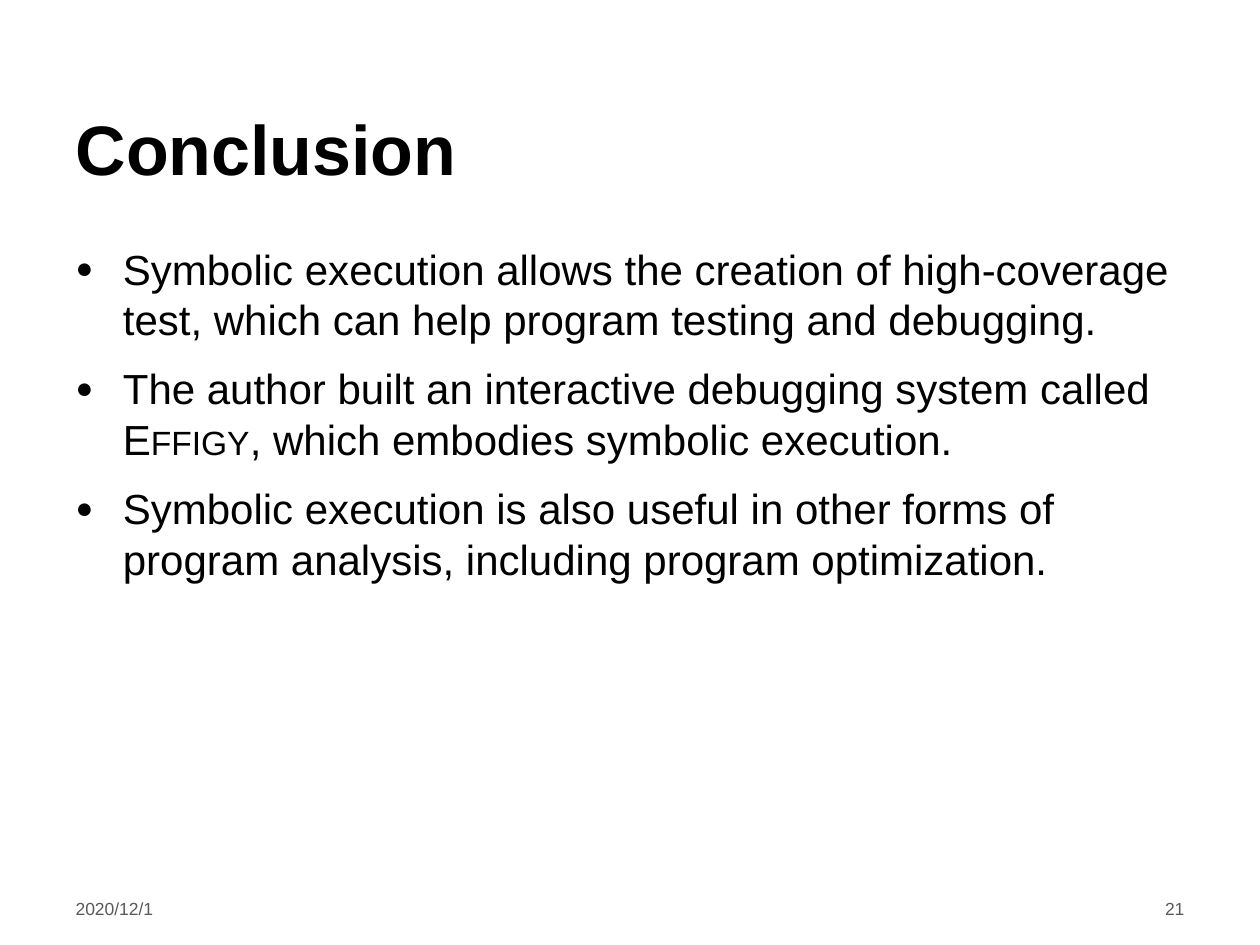
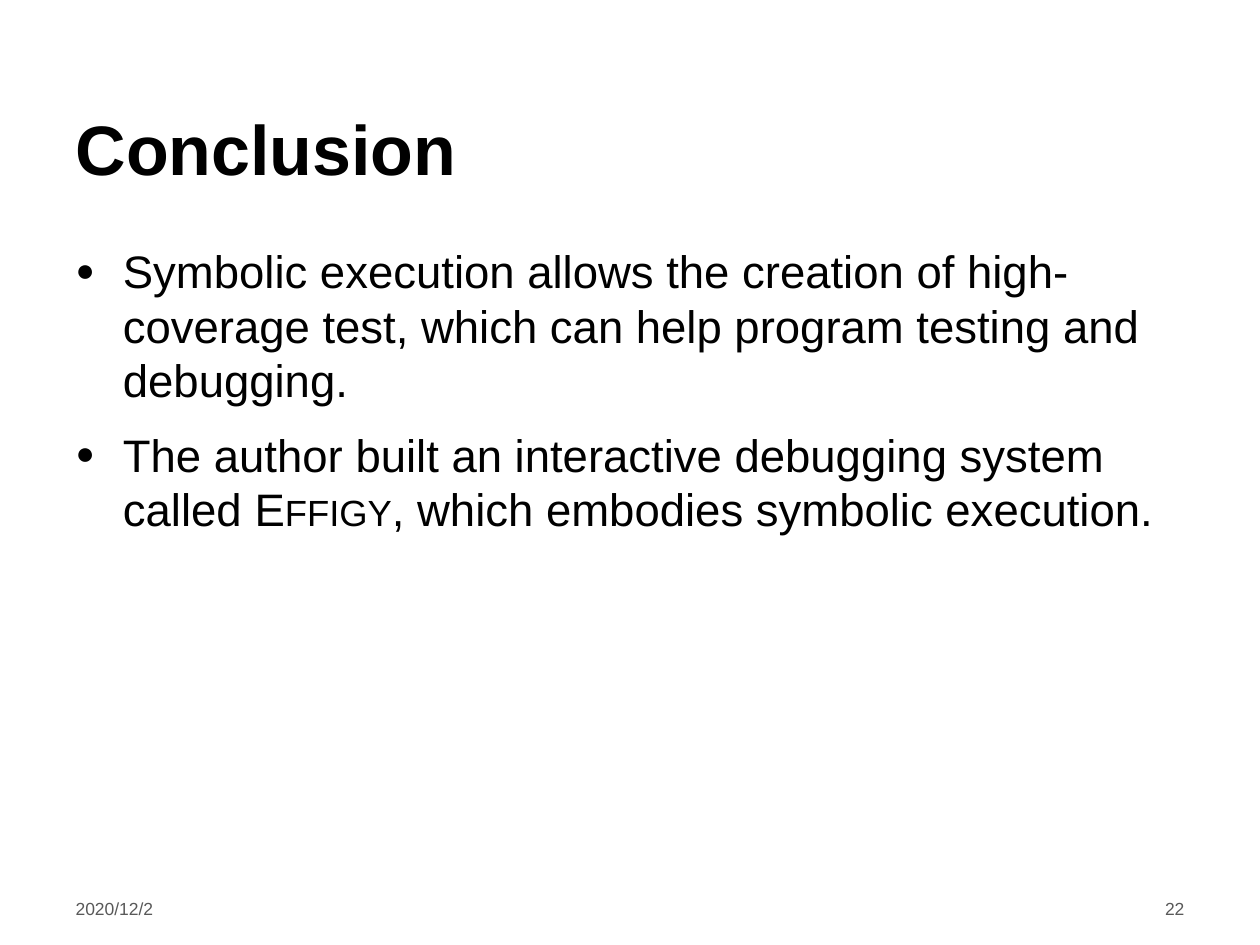
Before and after one commit to LintianShi/Research-Proposal, a slide deck: slide 22 of Symbolic_execution.pptx (slide 21 before the commit). Drawn at 1260x945 pixels with LibreOffice and Linux fonts; fonts in the diff are those of the drawing; background and template pictures are left out. Boxes give left, top, right and bottom in pixels: in the first picture for what was removed or moved away, otherwise in the second. Text is boxed around its words. In the diff, an @@ line names an element or a change of style, - is before the commit and + after.

```diff
--- a/Symbolic_execution.pptx
+++ b/Symbolic_execution.pptx
@@ text "Symbolic execution allows the creation ..." at (123, 255, 1152, 535): size 24 to 26 pt @@
@@ text at (123, 493, 1054, 583): paragraph removed @@
-● Symbolic execution is also useful in other forms of program analysis, including program optimization.
@@ text at (76, 902, 154, 915): text changed @@
-2020/12/1
+2020/12/2
@@ page number at (1165, 903, 1184, 915): text changed @@
-21
+22
```
Also in this commit, not shown: 18 other slides changed, 1 slide added.
